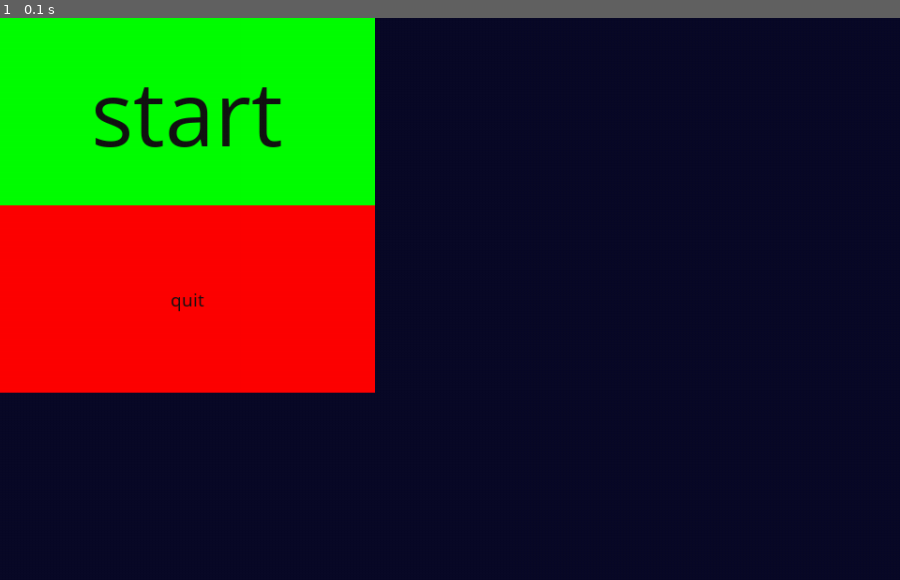
Above: before the commit, frame 1.
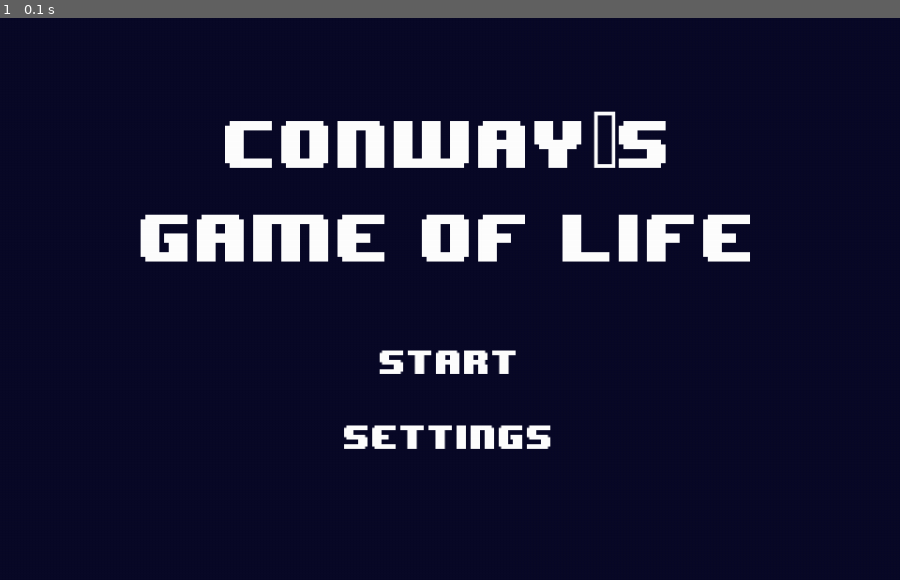
Above: after the commit, the same moment.

Repository: Almond0629/Conways-Game-of-Life
Game: pygame game, started from main.py
The game is run twice, just before and just after one commit, with the same random seed, the same clock (stepped at 60 frames per second) and the same inputs.
Inputs:
- Up to frame 1 (0.1 s): no input

The runs differ from the first frame. In frame 1, 32% of the frame differs, in the area x 0-84%, y 0-77%.

Commit message:
Added starting menu

Diff:
--- a/button.py
+++ b/button.py
@@ -1,26 +1,23 @@
 import pygame
 from constant import *
 
-class button:
-    def __init__(self, x, y, wx, wy, col, text: str, fontsize):
-        self.x = x
+class Button:
+    def __init__(self, x, y, content: str, fontsize):
+        font = pygame.font.Font('8-BIT_WONDER.TTF', fontsize)
+        self.text_surface = font.render(content, True, (255, 255, 255))
+        self.text_rect = self.text_surface.get_rect()
+        self.w = self.text_surface.get_rect()[2]
+        self.h = self.text_surface.get_rect()[3]
+        self.x = x - self.w / 2
         self.y = y
-        self.wx = wx
-        self.wy = wy
-        self.col = col
-        self.text = text
-        self.font = pygame.font.SysFont(fonttype, fontsize)
-        self.surface = pygame.Surface((self.wx, self.wy))
-        self.rect = pygame.Rect(self.x, self.y, self.wx, self.wy)
-        self.surf = self.font.render(self.text, True, (20, 20, 20))
-        self.surface.fill(col)
-        self.surface.blit(self.surf, [
-            self.rect.width/2 - self.surf.get_rect().width/2,
-            self.rect.height/2 - self.surf.get_rect().height/2
-        ])
+        self.display = pygame.Surface((self.w, self.h))
+        self.rect = pygame.Rect(self.x, self.y, self.w, self.h)
+        self.display.fill(col_background)
+        self.display.blit(self.text_surface, (self.rect.width/2 - self.text_rect.width/2, self.rect.height/2 - self.text_rect.height/2))
+
 
     def draw(self, surface):
-        surface.blit(self.surface, self.rect)
+        surface.blit(self.display, self.rect)
 
     def on(self, pos):
-        return self.x <= pos[0] <= (self.x + self.wx) and self.y <= pos[1] <= (self.y + self.wy)
+        return self.x <= pos[0] <= (self.x + self.w) and self.y <= pos[1] <= (self.y + self.h)
--- a/main.py
+++ b/main.py
@@ -3,37 +3,36 @@
 import init #初始化
 import modify #修改
 import update #包含更新跟畫上格子
-from button import button #按鈕
+from menu import MainMenu
 
 def main(dimx, dimy, cellsize):
     pygame.init()
+    display = pygame.Surface((dimx * cellsize, dimy * cellsize))
     surface = pygame.display.set_mode((dimx * cellsize, dimy * cellsize))
     pygame.display.set_caption("Game of Life")
     cells = init.init(dimx, dimy)
     clock = pygame.time.Clock()
     running = 1 #暫停狀態，預設1=運行
     status = "main" #status: main(menu), run, settings，預設為起始畫面
-    start_button = button(0, 0, 400, 200, '#00FF00', 'start', 100) #測試用起始按鈕
-    quit_button = button(0, 200, 400, 200, '#FF0000', 'quit', 20) #測試用結束按鈕
+    current_menu = MainMenu(display, surface, dimx, dimy, cellsize, col_background)
 
     while True:
         if status == "main":
-            for event in pygame.event.get():
-                if event.type == pygame.QUIT:
-                    pygame.quit()
-                    return 0
-                elif event.type == pygame.MOUSEBUTTONDOWN:
-                    mouse_pos = pygame.mouse.get_pos()
-                    if start_button.on(mouse_pos):
-                        print("run")
-                        status = "run"
-                    elif quit_button.on(mouse_pos):
-                        pygame.quit()
-                        return 0
-            surface.fill(col_background)
-            start_button.draw(surface)
-            quit_button.draw(surface)
-            pygame.display.update()
+            if current_menu.run_display and current_menu.run_code:
+                current_menu.display_menu()
+                pygame.display.update()
+                # elif event.type == pygame.MOUSEBUTTONDOWN:
+                #     mouse_pos = pygame.mouse.get_pos()
+                #     if start_button.on(mouse_pos):
+                #         print("Running the game...")
+                #         status = "run"
+                #         current_menu.run_display = False
+                    # elif settings_button.on(mouse_pos):
+            elif not current_menu.run_code:
+                pygame.quit()
+                return 0
+            elif not current_menu.run_display:
+                status = "run"
         elif status == "run":
             for event in pygame.event.get():
                 # print(event.type)
--- /dev/null
+++ b/menu.py
@@ -0,0 +1,49 @@
+import pygame
+from constant import *
+from button import Button
+
+class Menu: # class for all menus
+    def __init__(self, display, surface, dimx, dimy, cellsize, color):
+        self.w = dimx * cellsize # width of the display window
+        self.h = dimy * cellsize
+        self.display = display #same displays as the main code
+        self.surface = surface
+        self.run_code = True # variable for deciding if the code should keep running
+        self.run_display = True # variable for deciding if the code should keep displaying this menu
+        self.color = color
+
+    def blit_screen(self):
+        self.surface.blit(self.display, (0,0))
+        pygame.display.update()
+
+
+class MainMenu(Menu): # class for the main menu
+    def __init__(self, display, surface, dimx, dimy, cellsize, color):
+        Menu.__init__(self, display, surface, dimx, dimy, cellsize, color)
+        self.x = self.w / 2
+        self.y = self.h / 2
+        self.title_fontsize = 60
+        self.fontsize = 30
+        self.title1 = Button(self.x, self.y - 200, "Conway's", self.title_fontsize)
+        self.title2 = Button(self.x, self.y - 100, "Game of Life", self.title_fontsize)
+        self.start_button = Button(self.x, self.y + 50, 'Start', self.fontsize)
+        self.settings_button = Button(self.x, self.y + 130, 'Settings', self.fontsize)
+
+    def display_menu(self): # displaying the menu
+        self.run_display = True
+        self.run_code = True
+        while self.run_display and self.run_code:
+            self.display.fill(self.color)
+            for event in pygame.event.get():
+                if event.type == pygame.QUIT:
+                    self.run_code = False
+                elif event.type == pygame.MOUSEBUTTONDOWN:
+                    mouse_pos = pygame.mouse.get_pos()
+                    if self.start_button.on(mouse_pos):
+                        print("Running the game...")
+                        self.run_display = False
+            self.title1.draw(self.display)
+            self.title2.draw(self.display)
+            self.start_button.draw(self.display)
+            self.settings_button.draw(self.display)
+            self.blit_screen()
Binary file added: 8-BIT_WONDER.TTF
Not shown, added: .DS_Store
